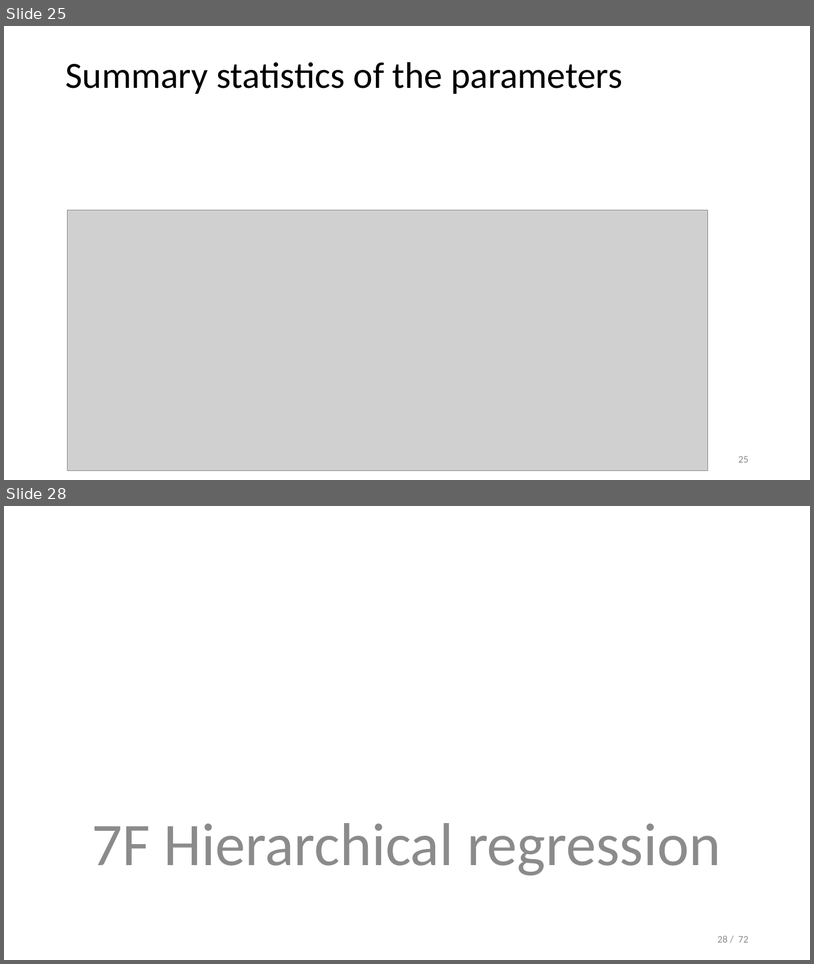
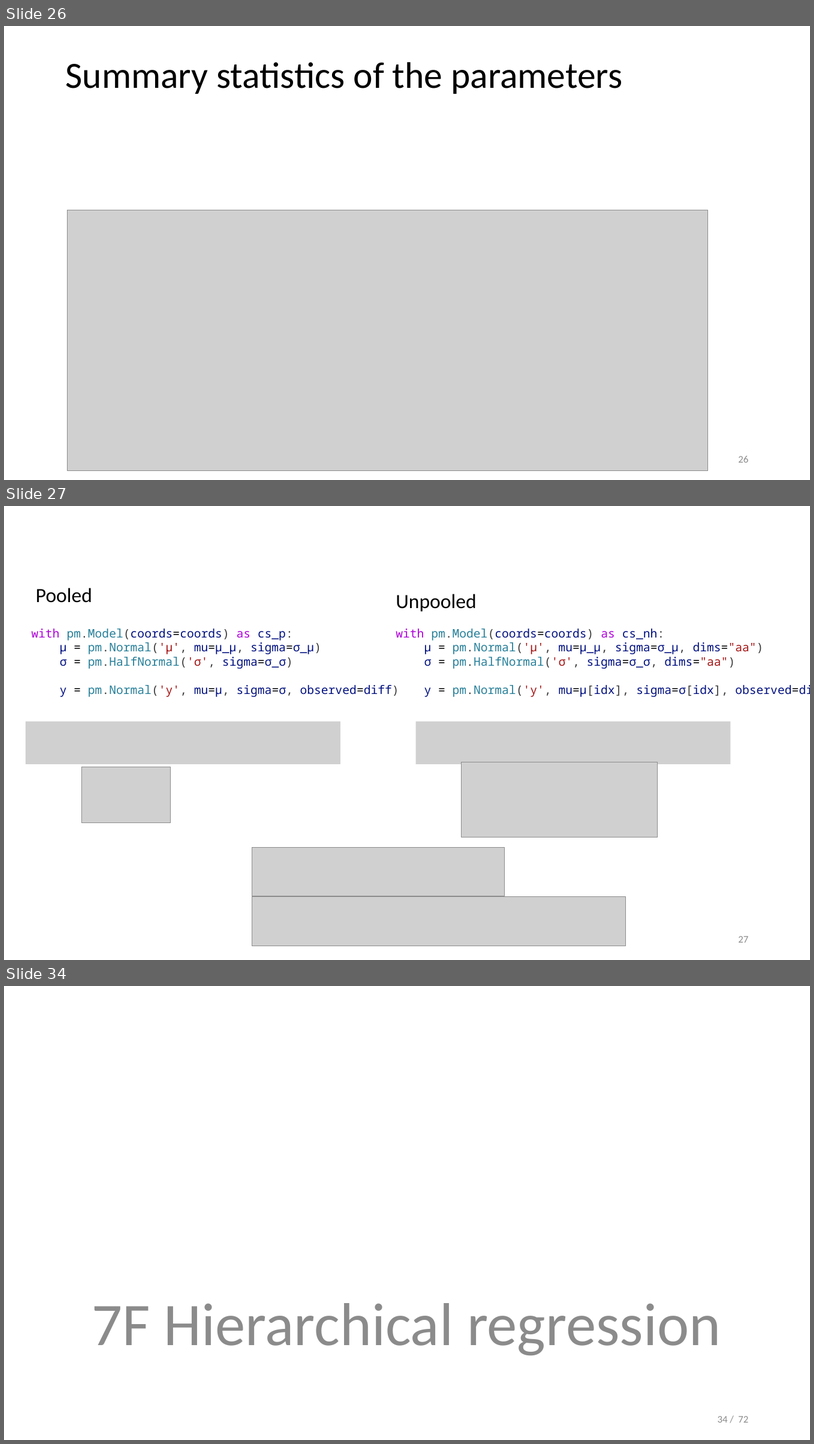
Before and after one commit to opherdonchin/StatisticalComputationAndAnalysis, a slide deck: Lectures/Lecture 7 Hierarchial models.pptx. Shown one above the other, each under a label of ours: slides 25 and 28 before the commit, slides 26, 27 and 34 after it; the slides between them are not shown. The pictures are 814x964 and 814x1444 pixels, drawn with LibreOffice and Linux fonts; fonts in the diff are those of the drawing; grey boxes stand for pictures. Boxes give left, top, right and bottom in pixels: in the first picture for what was removed or moved away, otherwise in the second. Text is boxed around its words. In the diff, an @@ line names an element or a change of style, - is before the commit and + after.

```diff
--- a/Lectures/Lecture 7 Hierarchial models.pptx
+++ b/Lectures/Lecture 7 Hierarchial models.pptx
@@ slide 27 added at [4,506,810,960], background #FFFFFF @@
@@ text added at [36,588,92,603], 24 pt, text #000000 @@
+Pooled
@@ text added at [396,594,476,612], 24 pt, text #000000 @@
+Unpooled
@@ text added at [32,628,399,697], 14 pt, text #001080 @@
+with pm.Model(coords=coords) as cs_p:
+μ = pm.Normal('μ', mu=μ_μ, sigma=σ_μ)
+σ = pm.HalfNormal('σ', sigma=σ_σ)
+y = pm.Normal('y', mu=μ, sigma=σ, observed=diff)
@@ text added at [396,628,810,697], 14 pt, text #001080 @@
+with pm.Model(coords=coords) as cs_nh:
+μ = pm.Normal('μ', mu=μ_μ, sigma=σ_μ, dims="aa")
+σ = pm.HalfNormal('σ', sigma=σ_σ, dims="aa")
+y = pm.Normal('y', mu=μ[idx], sigma=σ[idx], observed=diff)
@@ picture added at [25,721,341,765] @@
@@ picture added at [416,721,731,765] @@
@@ picture added at [81,767,170,822] @@
@@ picture added at [462,762,658,837] @@
@@ picture added at [252,847,505,896] @@
@@ picture added at [252,897,626,946] @@
@@ page number added at [738,936,749,942], 12 pt, text #8C8C8C @@
+27
@@ what was slide 25 is now slide 26 @@
@@ page number at [738,456,749,462]: text changed @@
-25
+26
@@ what was slide 28 is now slide 34 @@
@@ page number at [718,1416,749,1422]: text changed @@
-28 / 72
+34 / 72
```
Also in this commit, not shown: 1 slide changed, 6 other slides added, 1 slide removed, 1 other file.
